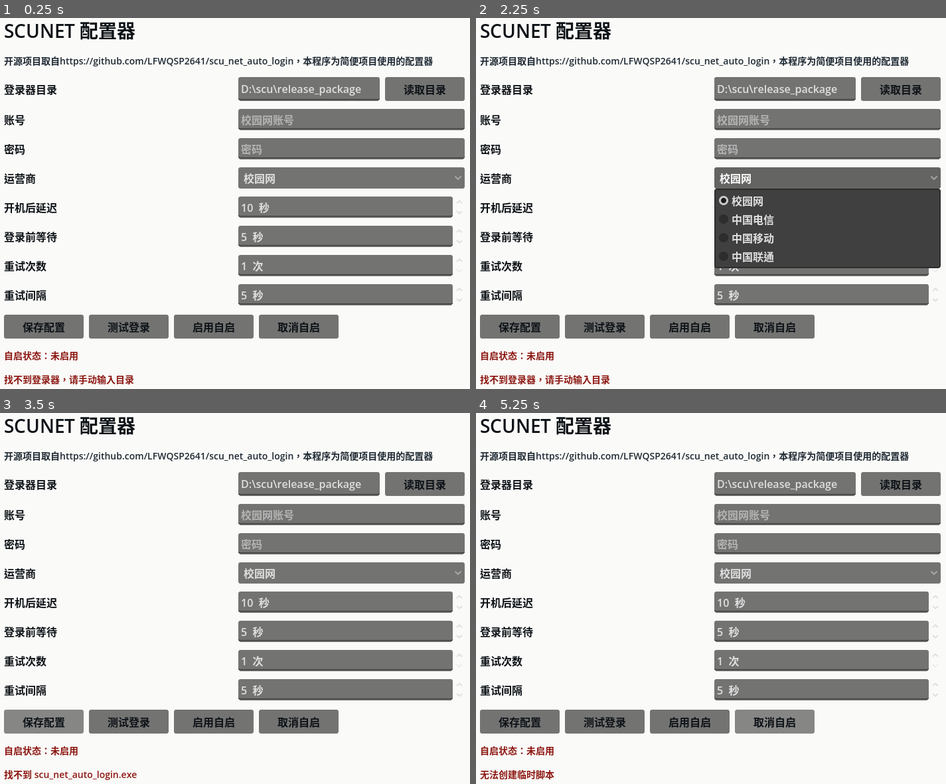
Above: before the commit, frames 1-4 (two rows, left to right).
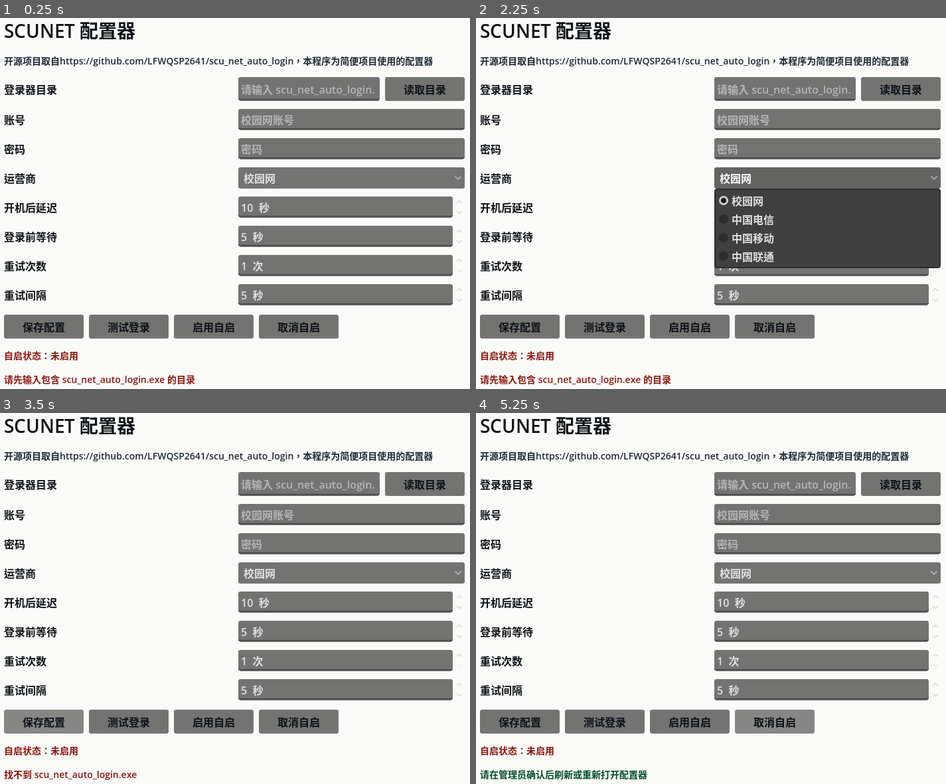
Above: after the commit, the same moments.

Repository: Alswek123/scu-net-auto-login-gui
Game: Godot game, scene res://Main.tscn
Same seed, same stepped clock (60 frames per second), same inputs: the game is played once before the commit and once after it.
Inputs (mouse positions are in pixels of both pictures, inside the frame that each line leads up to):
- Up to frame 1 (0.25 s): no input
- Up to frame 2 (2.25 s): click (828, 118) at 0.52 s; type "12" at 0.6 s; click (828, 147) at 0.75 s; type "12" at 0.83 s; click "读取目录" at 1.25 s; click "校园网" at 2 s
- Up to frame 3 (3.5 s): click "保存配置" at 2.75 s
- Up to frame 4 (5.25 s): click "测试登录" at 3.5 s; click "启用自启" at 4.25 s; click "取消自启" at 5 s

The runs differ from the first frame. In frame 1, 1.0% of the frame differs, in the area x 0-80%, y 17-99%; in frame 2, 1.0%; in frame 3, 0.3%; in frame 4, 1.0%.

Commit message:
Update project files

Diff:
--- a/project.godot
+++ b/project.godot
@@ -13,8 +13,8 @@
 config/name="SCUNET Config Tool"
 run/main_scene="res://Main.tscn"
 config/features=PackedStringArray("4.6")
-boot_splash/image="uid://kibp8mdsqgq2"
-config/icon="uid://kibp8mdsqgq2"
+boot_splash/image=""
+config/icon="res://icon.svg"
 
 [display]
 
--- a/scripts/Main.gd
+++ b/scripts/Main.gd
@@ -1,7 +1,7 @@
 extends Control
 
 const TASK_NAME := "SCUNET Auto Login"
-const DEFAULT_DIR := "D:/scu/release_package"
+const DEFAULT_DIR := ""
 const LOGIN_EXE := "scu_net_auto_login.exe"
 const CONFIG_FILE := "Config/setting.json"
 const TOOL_CONFIG_FILE := "Config/scunet_config_tool.json"
@@ -68,7 +68,7 @@
 	dir_row.add_theme_constant_override("separation", 8)
 	dir_edit = LineEdit.new()
 	dir_edit.text = release_dir.replace("/", "\\")
-	dir_edit.placeholder_text = "例如 D:\\scu\\release_package"
+	dir_edit.placeholder_text = "请输入 scu_net_auto_login.exe 所在目录"
 	dir_edit.size_flags_horizontal = Control.SIZE_EXPAND_FILL
 	dir_row.add_child(dir_edit)
 	_add_button(dir_row, "读取目录", _apply_directory)
@@ -178,11 +178,25 @@
 
 func _load_config() -> void:
 	_sync_release_dir()
+	if release_dir == "":
+		config = _default_config()
+		_apply_config_to_fields()
+		_set_status("请先输入包含 " + LOGIN_EXE + " 的目录", true)
+		return
+
 	var path := _join(release_dir, CONFIG_FILE)
 	config = _read_json(path)
 	if config.is_empty():
 		config = _default_config()
 
+	_apply_config_to_fields()
+	if FileAccess.file_exists(_join(release_dir, LOGIN_EXE)):
+		_set_status("当前目录：" + release_dir.replace("/", "\\"))
+	else:
+		_set_status("找不到登录器，请手动输入目录", true)
+
+
+func _apply_config_to_fields() -> void:
 	var user := _first_user()
 	username_edit.text = str(user.get("username", ""))
 	password_edit.text = str(user.get("password", ""))
@@ -191,10 +205,6 @@
 	initial_delay_spin.value = int(config.get("initialDelay", DEFAULT_INITIAL_DELAY))
 	retry_count_spin.value = int(config.get("retryCount", DEFAULT_RETRY_COUNT))
 	retry_delay_spin.value = int(config.get("retryDelay", DEFAULT_RETRY_DELAY))
-	if FileAccess.file_exists(_join(release_dir, LOGIN_EXE)):
-		_set_status("当前目录：" + release_dir.replace("/", "\\"))
-	else:
-		_set_status("找不到登录器，请手动输入目录", true)
 
 
 func _apply_directory() -> void:
@@ -303,7 +313,8 @@
 
 	_save_tool_config()
 
-	var temp_dir := _join(release_dir, "Temp")
+	var temp_root := release_dir if release_dir != "" else OS.get_user_data_dir()
+	var temp_dir := _join(temp_root, "Temp")
 	DirAccess.make_dir_recursive_absolute(temp_dir)
 	var script_path := _join(temp_dir, "scunet_startup_task.ps1")
 	var file := FileAccess.open(script_path, FileAccess.WRITE)
@@ -402,10 +413,14 @@
 
 
 func _load_tool_config() -> Dictionary:
+	if release_dir == "":
+		return {}
 	return _read_json(_join(release_dir, TOOL_CONFIG_FILE))
 
 
 func _save_tool_config() -> void:
+	if release_dir == "":
+		return
 	_write_json(_join(release_dir, TOOL_CONFIG_FILE), {
 		"startupDelaySeconds": int(startup_delay_spin.value)
 	})
@@ -450,6 +465,8 @@
 
 
 func _join(base: String, child: String) -> String:
+	if base.strip_edges() == "":
+		return child
 	return base.rstrip("/\\") + "/" + child
 
 
Not shown, changed: export_presets.cfg
Binary file removed: 布丁猫.png
Not shown, removed: 布丁猫.png.import
